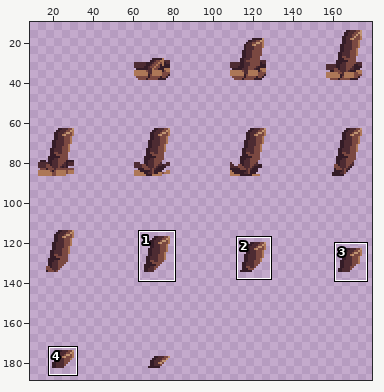
Two states of a sprite sheet, assets/spell/earth_wall.png. The first picture is a wide view before the edit; the outline marks the close-up.
Close-up. Before the edit:
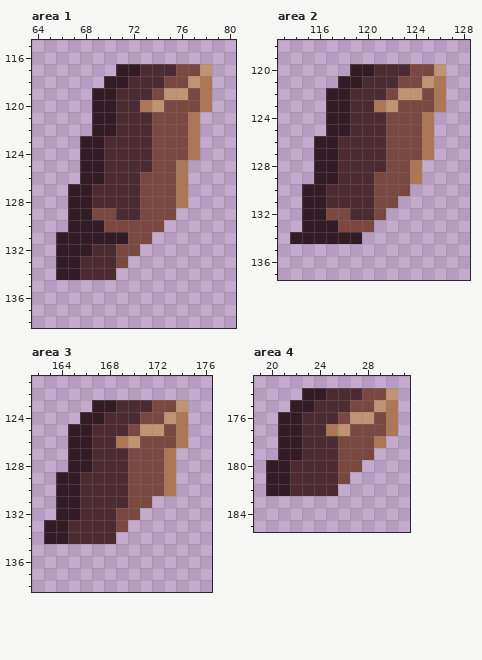
The file is 192x192 pixels. Shown: area 1: x 64..80, y 115..138; area 2: x 113..128, y 118..137; area 3: x 162..176, y 121..138; area 4: x 19..31, y 173..185. The wide view leaves out empty margins. The commit also changed other parts of the picture, which this record leaves out.
The result:
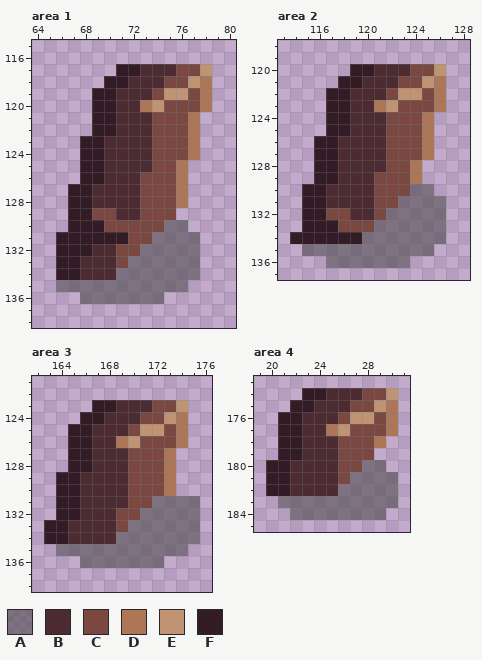
Palette (. is transparent): A #3f3f3f87  B #4d2b32  C #7a4841  D #ad7757  E #c09473  F #341c27
Changes in this commit:
Area 1:
y 130: x 75..76 .. -> AA
y 131: x 74..77 .... -> AAAA
y 132: x 73..77 ..... -> AAAAA
y 133: x 72..77 ...... -> AAAAAA
y 134: x 71..77 ....... -> AAAAAAA
y 135: x 66..76 ........... -> AAAAAAAAAAA
y 136: x 68..74 ....... -> AAAAAAA
Area 2:
y 130: x 124..125 .. -> AA
y 131: x 123..126 .... -> AAAA
y 132: x 122..126 ..... -> AAAAA
y 133: x 121..126 ...... -> AAAAAA
y 134: x 120..126 ....... -> AAAAAAA
y 135: x 115..125 ........... -> AAAAAAAAAAA
y 136: x 117..123 ....... -> AAAAAAA
Area 3:
y 131: x 172..175 .... -> AAAA
y 132: x 171..175 ..... -> AAAAA
y 133: x 170..175 ...... -> AAAAAA
y 134: x 169..175 ....... -> AAAAAAA
y 135: x 164..174 ........... -> AAAAAAAAAAA
y 136: x 166..172 ....... -> AAAAAAA
Area 4:
y 180: x 28..29 .. -> AA
y 181: x 27..30 .... -> AAAA
y 182: x 26..30 ..... -> AAAAA
y 183: x 21..30 .......... -> AAAAAAAAAA
y 184: x 22..29 ........ -> AAAAAAAA
